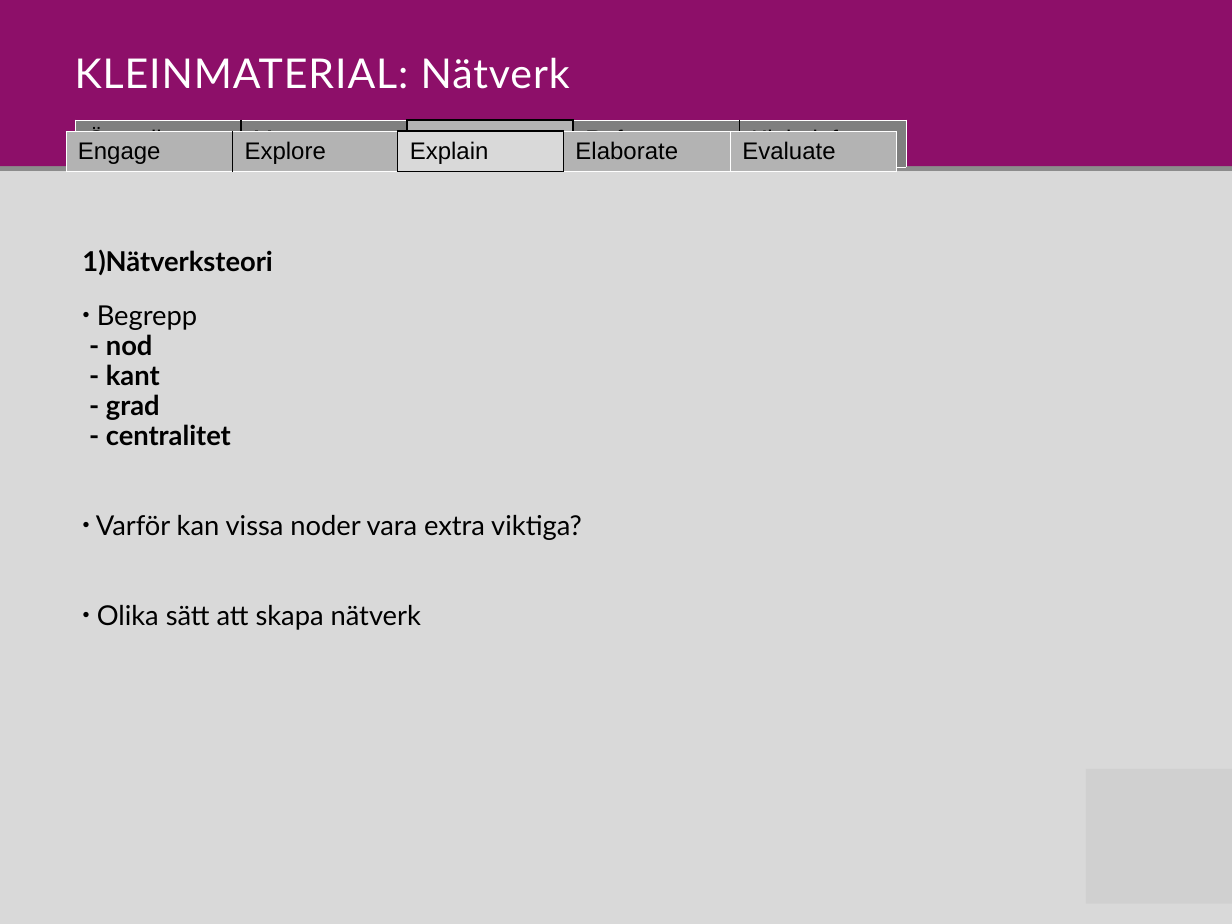
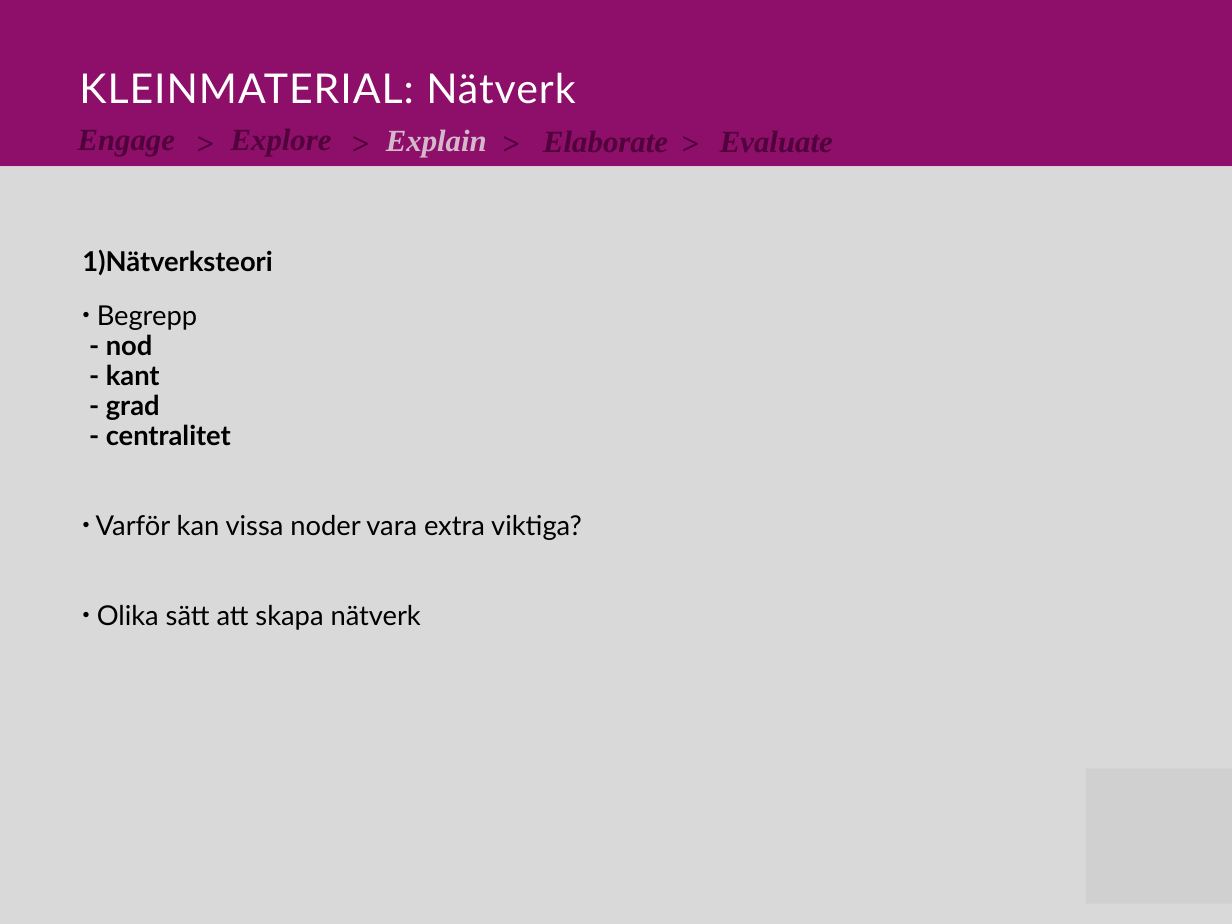
Before and after one commit to Niwsters/teaching-materials-thesis, a slide deck: slide 6 of revisions/2017-nätverk/material_nätverk_revision.pptx. Drawn at 1232x924 pixels with LibreOffice and Linux fonts; fonts in the diff are those of the drawing; grey boxes stand for pictures. Boxes give left, top, right and bottom in pixels: in the first picture for what was removed or moved away, otherwise in the second. Text is boxed around its words. In the diff, an @@ line names an element or a change of style, - is before the commit and + after.

```diff
--- a/revisions/2017-nätverk/material_nätverk_revision.pptx
+++ b/revisions/2017-nätverk/material_nätverk_revision.pptx
@@ text "KLEINMATERIAL: Nätverk" moved from (x1=75, y1=57, x2=570, y2=89) to (x1=79, y1=72, x2=575, y2=104) @@
@@ table removed at (x1=65, y1=131, x2=894, y2=171), 1 rows, 5 columns @@
-Engage | Explore | Explain | Elaborate | Evaluate
@@ table removed at (x1=75, y1=120, x2=907, y2=166), 1 rows, 5 columns @@
-Översikt | Moment | LEKTION | Referenser | Klein-info
@@ text added at (x1=196, y1=123, x2=230, y2=154), 18 pt, text #50003A, bold, italic @@
+>
@@ text added at (x1=351, y1=123, x2=386, y2=154), 18 pt, text #50003A, bold, italic @@
+>
@@ text added at (x1=386, y1=129, x2=487, y2=157), 18 pt, text #D3B9CB, bold, italic @@
+Explain
@@ text added at (x1=501, y1=123, x2=536, y2=154), 18 pt, text #50003A, bold, italic @@
+>
@@ text added at (x1=681, y1=123, x2=716, y2=154), 18 pt, text #50003A, bold, italic @@
+>
@@ freeform shape resized from (x1=0, y1=171, x2=1232, y2=924) to (x1=0, y1=166, x2=1232, y2=924) @@
@@ freeform shape removed at (x1=0, y1=166, x2=1232, y2=924) @@
```
Also in this commit, not shown: 9 other slides changed, 2 other files.
